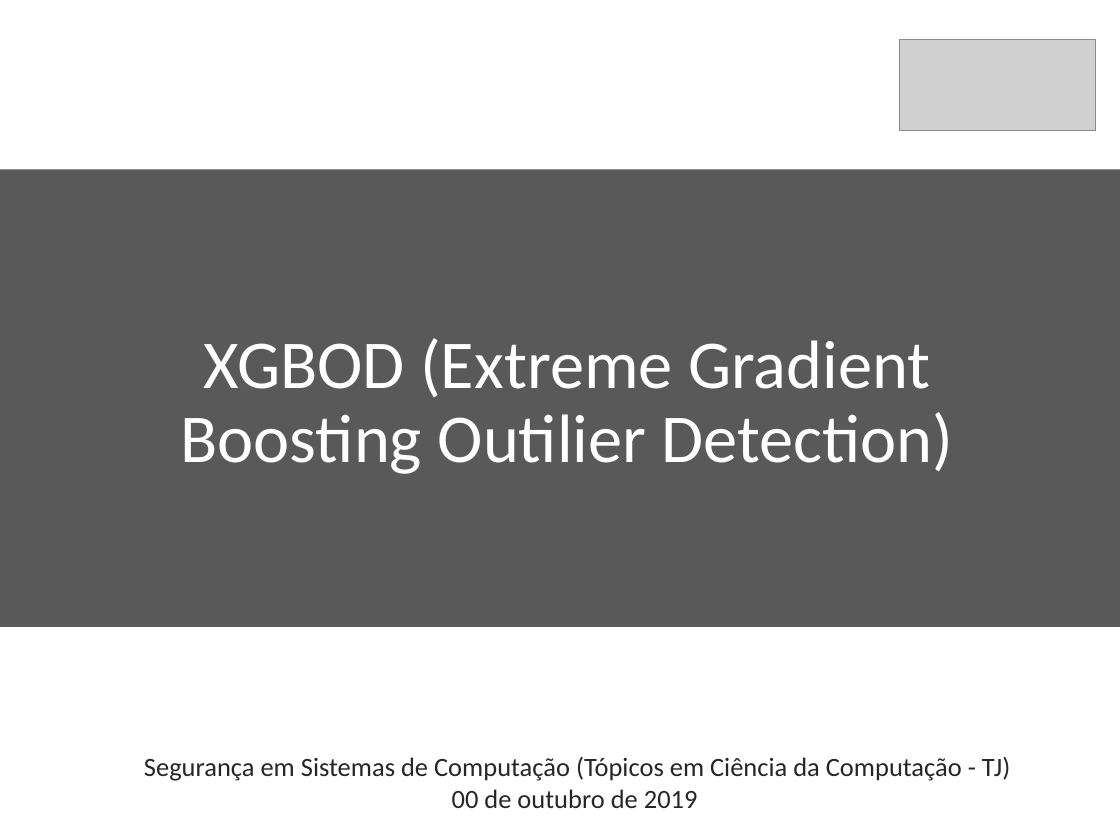
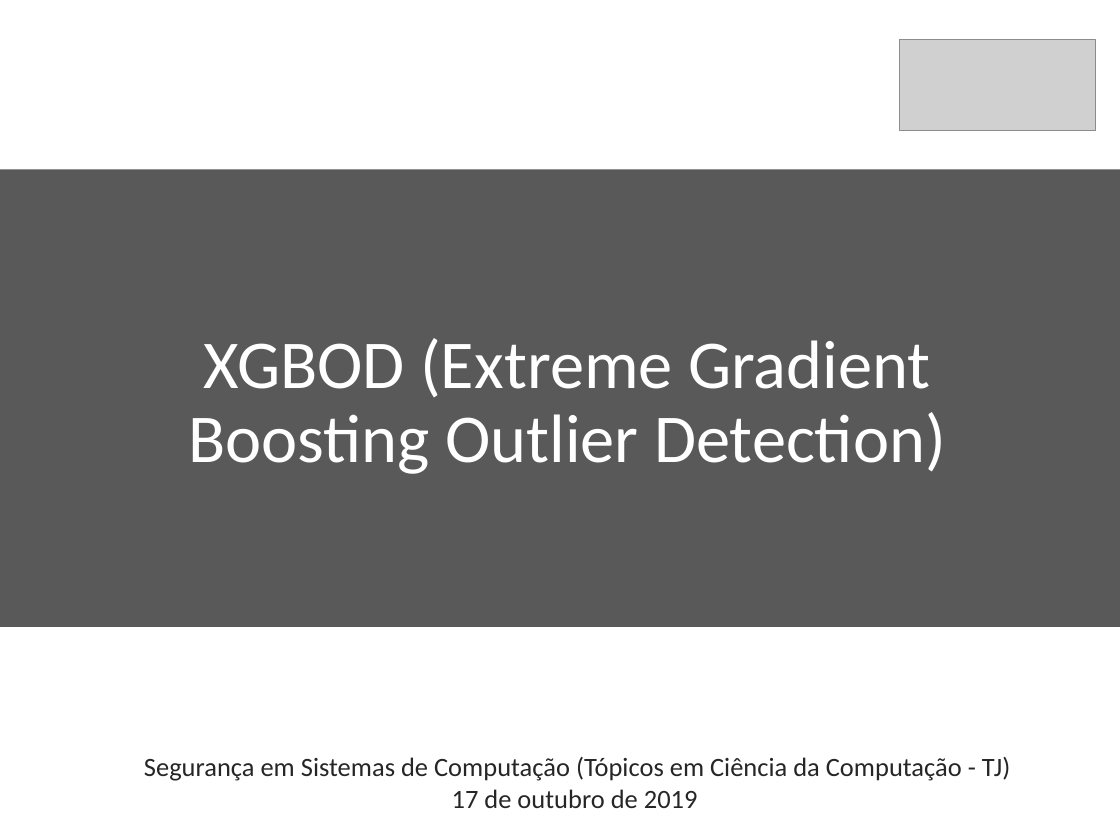
Before and after one commit to KaioAlex/DigitalSecurity, a slide deck: slide 1 of XGBOD-Seminar/XGBOD-Seminar.pptx. Drawn at 1120x840 pixels with LibreOffice and Linux fonts; fonts in the diff are those of the drawing; grey boxes stand for pictures. Boxes give left, top, right and bottom in pixels: in the first picture for what was removed or moved away, otherwise in the second. Text is boxed around its words. In the diff, an @@ line names an element or a change of style, - is before the commit and + after.

```diff
--- a/XGBOD-Seminar/XGBOD-Seminar.pptx
+++ b/XGBOD-Seminar/XGBOD-Seminar.pptx
@@ title at (188, 338, 946, 474): text changed @@
-XGBOD (Extreme Gradient Boosting Outilier Detection)
+XGBOD (Extreme Gradient Boosting Outlier Detection)
@@ text at (452, 789, 698, 808): text changed @@
-00 de outubro de 2019
+17 de outubro de 2019
```
Also in this commit, not shown: 1 other slide changed, 14 slides added, 1 slide removed, 20 other files.
